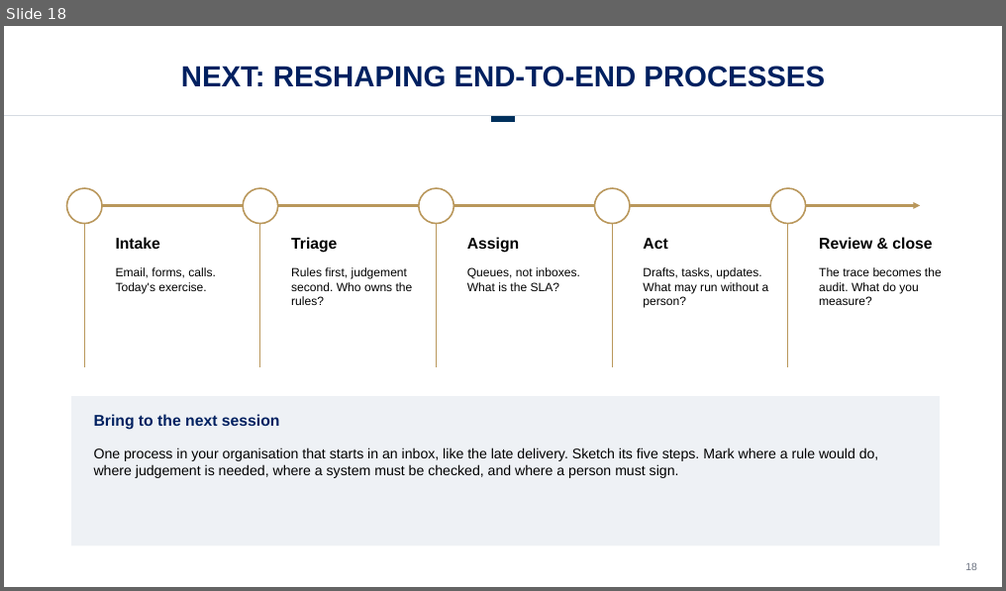
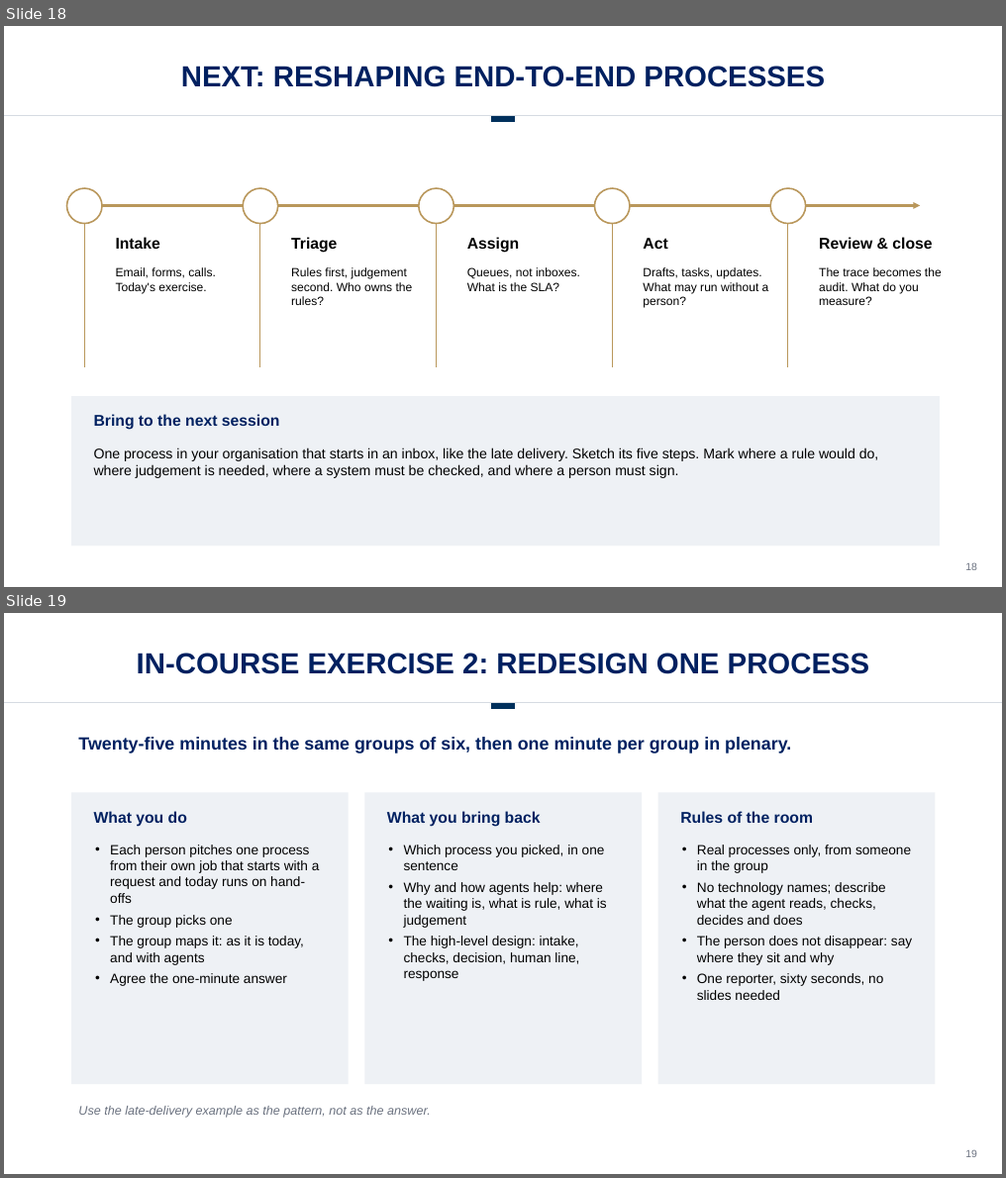
Before and after one commit to drestrepoa/Claudecode, a slide deck: slides/agent-challenge-hr.pptx. Shown one above the other, each under a label of ours: slide 18 before the commit, slides 18 and 19 after it. The pictures are 1006x591 and 1006x1178 pixels, drawn with LibreOffice and Linux fonts; fonts in the diff are those of the drawing; background and template pictures are left out. Boxes give left, top, right and bottom in pixels: in the first picture for what was removed or moved away, otherwise in the second. Text is boxed around its words. In the diff, an @@ line names an element or a change of style, - is before the commit and + after.

```diff
--- a/slides/agent-challenge-hr.pptx
+++ b/slides/agent-challenge-hr.pptx
@@ slide 19 added at [4, 613, 1002, 1174], background #FFFFFF @@
@@ text added at [137, 653, 870, 674], 28 pt, text #002060, bold @@
+IN-COURSE EXERCISE 2: REDESIGN ONE PROCESS
@@ line added from (4, 703) to (1002, 703), #D5DBE2 0.75 pt @@
@@ line added from (491, 706) to (515, 706), #00305C 6 pt @@
@@ text added at [78, 737, 791, 754], 17 pt, text #002060, bold @@
+Twenty-five minutes in the same groups of six, then one minute per group in plenary.
@@ rectangle added at [71, 792, 349, 1084], fill #EEF1F5 @@
@@ text added at [94, 811, 187, 827], 15 pt, text #002060, bold @@
+What you do
@@ rectangle added at [364, 792, 642, 1084], fill #EEF1F5 @@
@@ text added at [387, 811, 541, 827], 15 pt, text #002060, bold @@
+What you bring back
@@ rectangle added at [658, 792, 936, 1084], fill #EEF1F5 @@
@@ text added at [680, 811, 813, 823], 15 pt, text #002060, bold @@
+Rules of the room
@@ text added at [110, 845, 320, 986], 13 pt, text #000000 @@
+• Each person pitches one process from their own job that starts with a request and today runs on hand-offs
+• The group picks one
+• The group maps it: as it is today, and with agents
+• Agree the one-minute answer
@@ text added at [404, 845, 607, 981], 13 pt, text #000000 @@
+• Which process you picked, in one sentence
+• Why and how agents help: where the waiting is, what is rule, what is judgement
+• The high-level design: intake, checks, decision, human line, response
@@ text added at [697, 845, 912, 1000], 13 pt, text #000000 @@
+• Real processes only, from someone in the group
+• No technology names; describe what the agent reads, checks, decides and does
+• The person does not disappear: say where they sit and why
+• One reporter, sixty seconds, no slides needed
@@ text added at [78, 1106, 431, 1118], 12 pt, text #6B7280, italic @@
+Use the late-delivery example as the pattern, not as the answer.
@@ text added at [965, 1150, 977, 1157], 10 pt, text #6B7280 @@
+19
```
Also in this commit, not shown: 6 other slides added, 1 other file.
